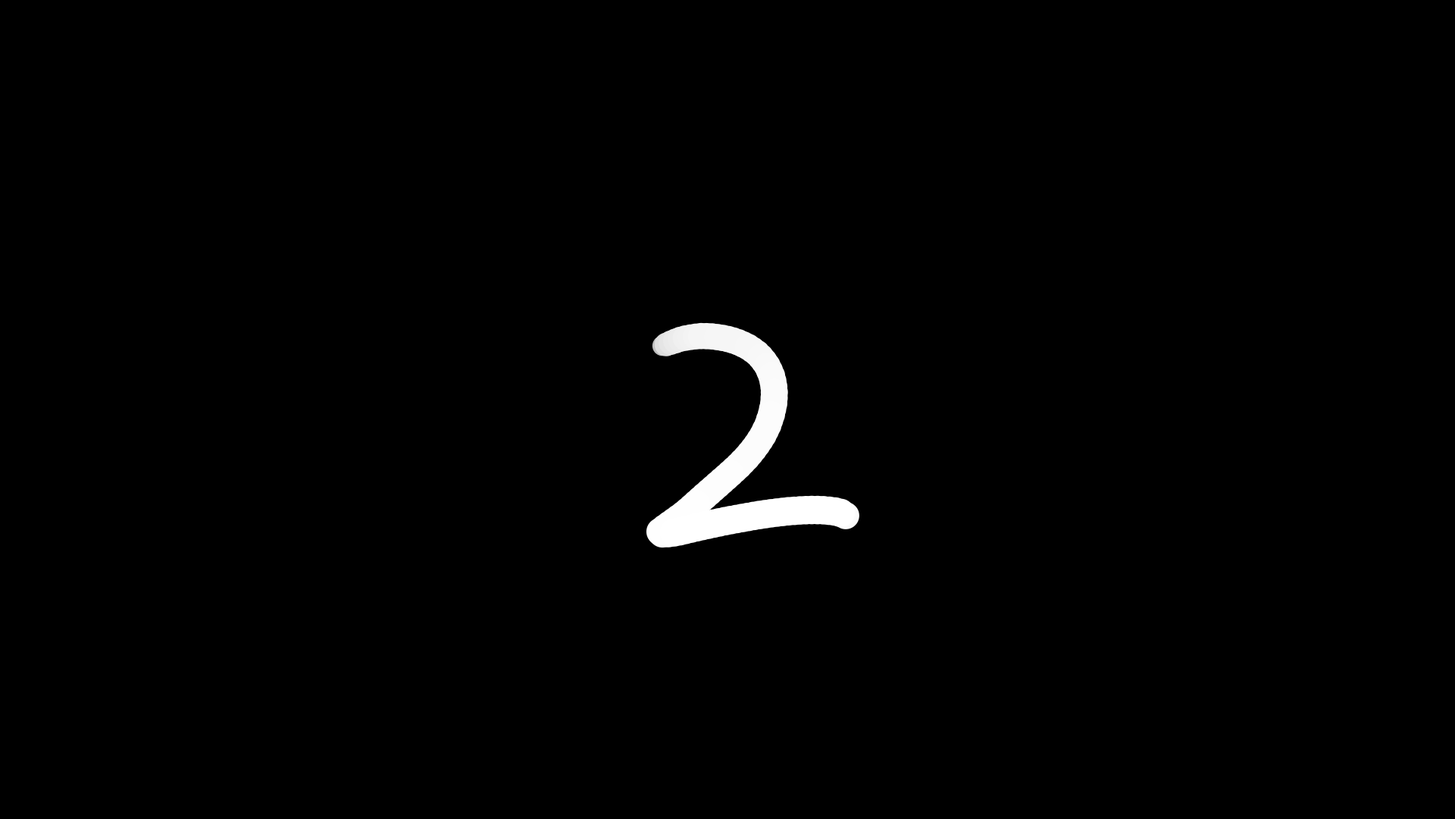
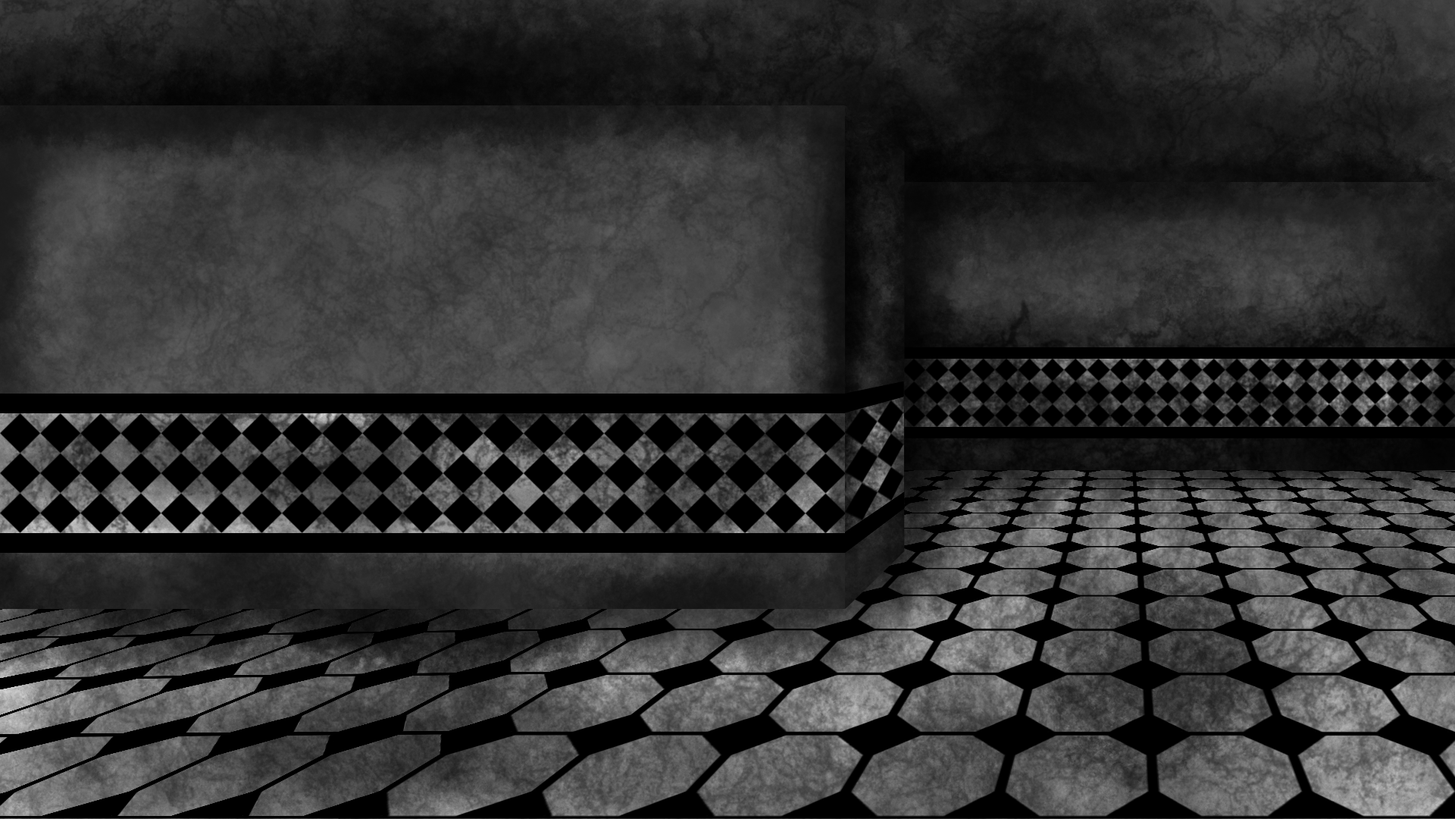
Layered file, before and after one edit (1455×819). Changes by layer:
"Paint Layer 1" (1st of 5): opacity 100% → 49%, painted on it over [0, 0, 1455, 819]
added group "paredeFrente" with 20 layers above "paredeTras" over [0, 0, 1262, 819]
added group "ParedeFrente" with 9 layers in group "paredeFrente" over [0, 0, 1262, 819]
added group "quadriculado" (1st of 3, in "paredeFrente" › "ParedeFrente") with 5 layers in group "ParedeFrente" over [0, 194, 1262, 819]
added layer "Paint Layer 18" in group "quadriculado" over [0, 194, 1262, 819]
added layer "Paint Layer 12" (39%) in group "ParedeFrente" over [0, 0, 1019, 728]
added layer "Paint Layer 11" (79%) in group "ParedeFrente" over [0, 0, 1068, 819]
added layer "Paint Layer 2" (2nd of 5, in "paredeFrente" › "ParedeFrente") in group "ParedeFrente" over [0, 97, 874, 631]
added group "ParedeFrenteLado" with 9 layers in group "paredeFrente" over [630, 0, 1165, 819]
added layer "Paint Layer 13" in group "ParedeFrenteLado" over [630, 0, 1116, 819]
added group "paredeTras" with 9 layers above "teto" over [194, 0, 1455, 777]
added group "quadriculado" (3rd of 3, in "paredeTras") with 4 layers in group "paredeTras" over [194, 194, 1455, 777]
added layer "Paint Layer 20" in group "quadriculado" over [194, 194, 1455, 777]
added group "teto" with 4 layers above "chao" over [0, 0, 1455, 340]
added layer "Paint Layer 21" in group "teto" over [0, 0, 1455, 292]
added layer "Paint Layer 23" in group "teto" over [0, 0, 1455, 340]
added layer "Paint Layer 6" in group "teto" over [0, 0, 1455, 340]
added group "chao" with 4 layers over [0, 194, 1455, 819]
added layer "Paint Layer 1" (5th of 5, in "chao") in group "chao" over [0, 388, 1455, 819]
added layer "Paint Layer 17" (53%) in group "chao" over [0, 242, 1455, 819]
added layer "Paint Layer 16" in group "chao" over [0, 194, 1455, 819]
added layer "Paint Layer 5" in group "chao" over [0, 291, 1455, 819]
…and 18 more changes (18 added)
